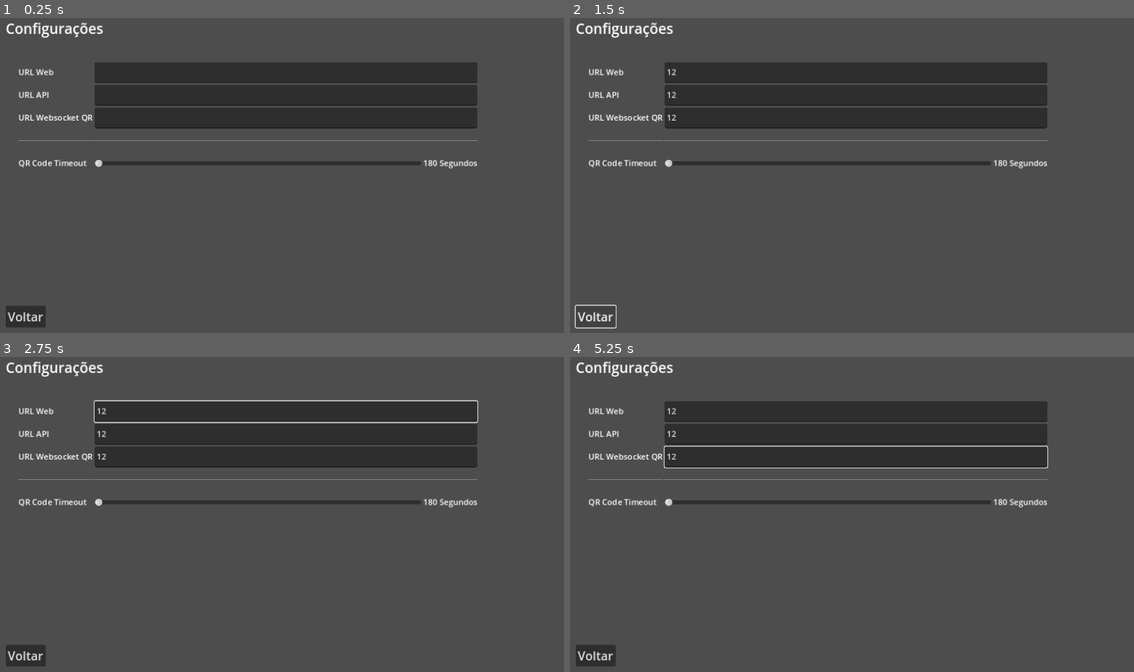
Above: before the commit, frames 1-4 (two rows, left to right).
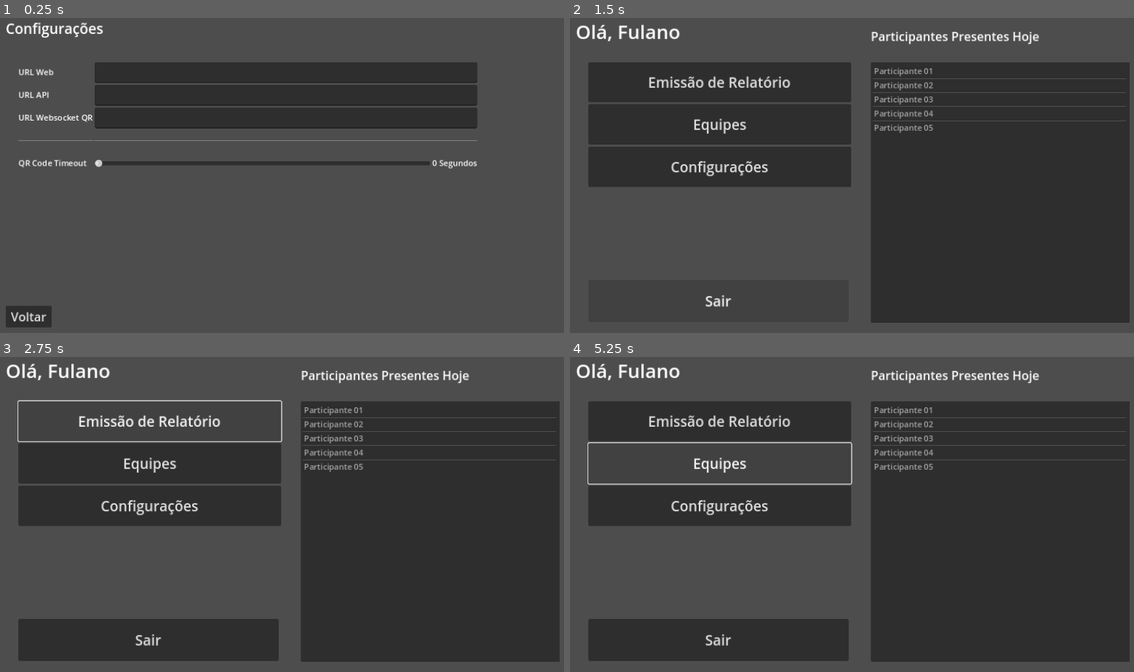
Above: after the commit, the same moments.

Repository: a-magno/nitelog-desktop
Game: Godot game, scene res://scenes/screens/config_screen.tscn
Two runs of this game, one before a commit and one after it. Both use one fixed random seed, a clock stepped at 60 frames per second and the inputs below. The project has no main scene, so this scene is started directly.
Inputs (mouse positions are in pixels of both pictures, inside the frame that each line leads up to):
- Up to frame 1 (0.25 s): no input
- Up to frame 2 (1.5 s): click (857, 71) at 0.52 s; type "12" at 0.6 s; click (857, 96) at 0.75 s; type "12" at 0.83 s; click (857, 118) at 0.98 s; type "12" at 1.07 s; click "Voltar" at 1.25 s
- Up to frame 3 (2.75 s): click (152, 420) at 2 s, where only the run after the commit has a clickable "Emissão de Relatório"
- Up to frame 4 (5.25 s): click (722, 464) at 2.75 s, where only the run after the commit has a clickable "Equipes"; click (598, 656) at 3.5 s, where only the run before the commit has a clickable "Voltar"; click (722, 420) at 4.25 s, where only the run after the commit has a clickable "Emissão de Relatório"; click (722, 464) at 5 s, where only the run after the commit has a clickable "Equipes"

The runs differ from the first frame. In frame 1, 0.3% of the frame differs, in the area x 1-85%, y 45-99%; in frame 2, 45%; in frame 3, 50%, in the area x 1-100%, y 1-99%; in frame 4, 49%.

Commit message:
add config singleton

Diff:
--- a/project.godot
+++ b/project.godot
@@ -14,6 +14,14 @@
 config/features=PackedStringArray("4.3", "Forward Plus")
 config/icon="res://icon.svg"
 
+[autoload]
+
+Config="*res://scenes/globals/config.tscn"
+
+[debug]
+
+gdscript/warnings/untyped_declaration=2
+
 [display]
 
 window/stretch/mode="canvas_items"
--- /dev/null
+++ b/scenes/globals/config.tscn
@@ -0,0 +1,6 @@
+[gd_scene load_steps=2 format=3 uid="uid://c2y06xvgmca8y"]
+
+[ext_resource type="Script" path="res://src/globals/config.gd" id="1_v0mq1"]
+
+[node name="Config" type="Node"]
+script = ExtResource("1_v0mq1")
--- a/scenes/screens/config_screen.tscn
+++ b/scenes/screens/config_screen.tscn
@@ -1,4 +1,9 @@
-[gd_scene load_steps=4 format=3 uid="uid://ooiq0s8kor6o"]
+[gd_scene load_steps=5 format=3 uid="uid://ooiq0s8kor6o"]
+
+[ext_resource type="Script" path="res://src/url_input.gd" id="1_16rtg"]
+[ext_resource type="Script" path="res://src/timeout_label.gd" id="1_at70x"]
+[ext_resource type="Script" path="res://src/transition_button.gd" id="1_hr42k"]
+[ext_resource type="Script" path="res://src/timeout_slider.gd" id="2_gh8c5"]
 
 [node name="ConfigScreen" type="Control"]
 layout_mode = 3
@@ -39,6 +44,7 @@
 size_flags_horizontal = 3
 size_flags_vertical = 3
 size_flags_stretch_ratio = 3.2
+script = ExtResource("1_16rtg")
 
 [node name="APILabel" type="Label" parent="GridContainer"]
 layout_mode = 2
@@ -51,6 +57,7 @@
 size_flags_horizontal = 3
 size_flags_vertical = 3
 size_flags_stretch_ratio = 3.2
+script = ExtResource("1_16rtg")
 
 [node name="WebsocketLabel" type="Label" parent="GridContainer"]
 layout_mode = 2
@@ -63,6 +70,7 @@
 size_flags_horizontal = 3
 size_flags_vertical = 3
 size_flags_stretch_ratio = 3.2
+script = ExtResource("1_16rtg")
 
 [node name="HSeparator" type="HSeparator" parent="GridContainer"]
 layout_mode = 2
@@ -88,12 +96,14 @@
 max_value = 180.0
 step = 10.0
 value = 10.0
+script = ExtResource("2_gh8c5")
 
 [node name="TimeoutLabel" type="Label" parent="GridContainer/HBoxContainer" node_paths=PackedStringArray("slider")]
 layout_mode = 2
 size_flags_horizontal = 8
 text = "180 Segundos"
 horizontal_alignment = 2
+script = ExtResource("1_at70x")
 slider = NodePath("../TimeoutSlider")
 
 [node name="BackButton" type="Button" parent="."]
@@ -103,4 +113,6 @@
 offset_right = 98.0
 offset_bottom = 626.0
 theme_override_font_sizes/font_size = 24
-text = "Voltar"
+text = " Voltar "
+script = ExtResource("1_hr42k")
+new_scene = "uid://dev45828nlpj"
--- a/scenes/screens/home_screen.tscn
+++ b/scenes/screens/home_screen.tscn
@@ -1,4 +1,6 @@
-[gd_scene load_steps=3 format=3 uid="uid://dev45828nlpj"]
+[gd_scene load_steps=2 format=3 uid="uid://dev45828nlpj"]
+
+[ext_resource type="Script" path="res://src/transition_button.gd" id="1_ot8i7"]
 
 [node name="HomeScreen" type="Control"]
 layout_mode = 3
@@ -44,6 +46,8 @@
 size_flags_vertical = 3
 theme_override_font_sizes/font_size = 28
 text = "Configurações"
+script = ExtResource("1_ot8i7")
+new_scene = "uid://ooiq0s8kor6o"
 
 [node name="ExitButton" type="Button" parent="."]
 layout_mode = 0
--- /dev/null
+++ b/src/globals/config.gd
@@ -0,0 +1,28 @@
+class_name Configuration
+extends Node
+
+var url_web: String
+var url_api: String
+var url_websocket_qr: String
+
+var qr_timeout: float
+
+
+func get_url(type: String) -> String:
+	if type.to_lower().begins_with("websocket"):
+		return url_websocket_qr
+	elif type.to_lower().begins_with("api"):
+		return url_api
+	elif type.to_lower().begins_with("web"):
+		return url_web
+	else:
+		return ""
+
+
+func set_url(type: String, value: String) -> void:
+	if type.to_lower().begins_with("websocket"):
+		url_websocket_qr = value
+	elif type.to_lower().begins_with("api"):
+		url_api = value
+	elif type.to_lower().begins_with("web"):
+		url_web = value
--- a/src/timeout_label.gd
+++ b/src/timeout_label.gd
@@ -2,7 +2,9 @@
 
 @export var slider: HSlider
 
-# Called when the node enters the scene tree for the first time.
+
 func _ready() -> void:
-	var on_change := func (value: float): text = "%s Segundos" % value
+	text = "%s Segundos" % Config.qr_timeout
+
+	var on_change := func(value: float) -> void: text = "%s Segundos" % value
 	slider.value_changed.connect(on_change)
--- /dev/null
+++ b/src/timeout_slider.gd
@@ -0,0 +1,9 @@
+extends HSlider
+
+
+func _ready() -> void:
+	self.value = Config.qr_timeout
+
+	self.value_changed.connect(
+		func(new_value: float) -> void: Config.qr_timeout = new_value
+	)
--- a/src/transition_button.gd
+++ b/src/transition_button.gd
@@ -1,9 +1,9 @@
 class_name TransitionButton
 extends Button
 
-@export var new_scene: PackedScene
+@export var new_scene: String
 
 
 func _ready() -> void:
-	var on_pressed := func (): get_tree().change_scene_to_packed(new_scene)
+	var on_pressed := func () -> void: get_tree().change_scene_to_file(new_scene)
 	self.pressed.connect(on_pressed)
--- /dev/null
+++ b/src/url_input.gd
@@ -0,0 +1,10 @@
+extends LineEdit
+
+
+func _ready() -> void:
+	self.text = Config.get_url(self.name)
+
+	var on_submit := func(new_text: String) -> void: Config.set_url(self.name, new_text)
+	self.text_submitted.connect(on_submit)
+
+	self.focus_exited.connect(func() -> void: self.text_submitted.emit(text))
